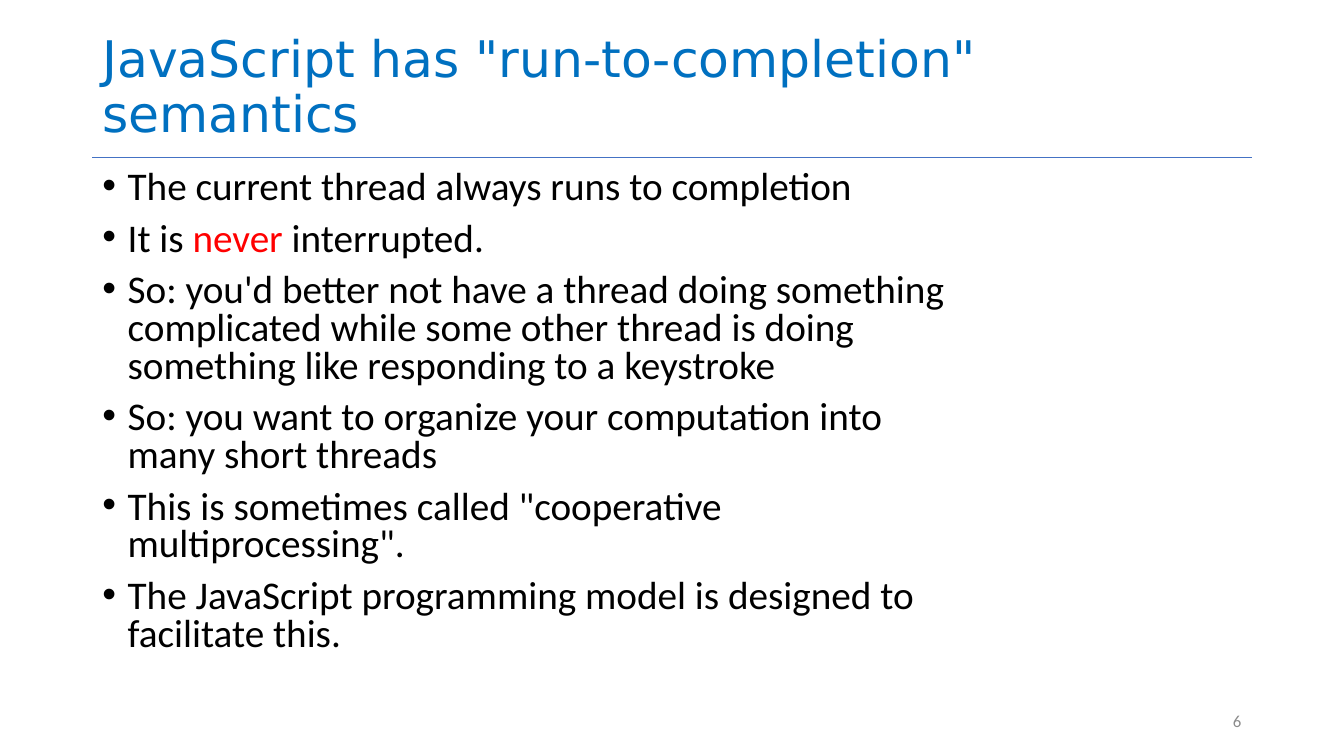
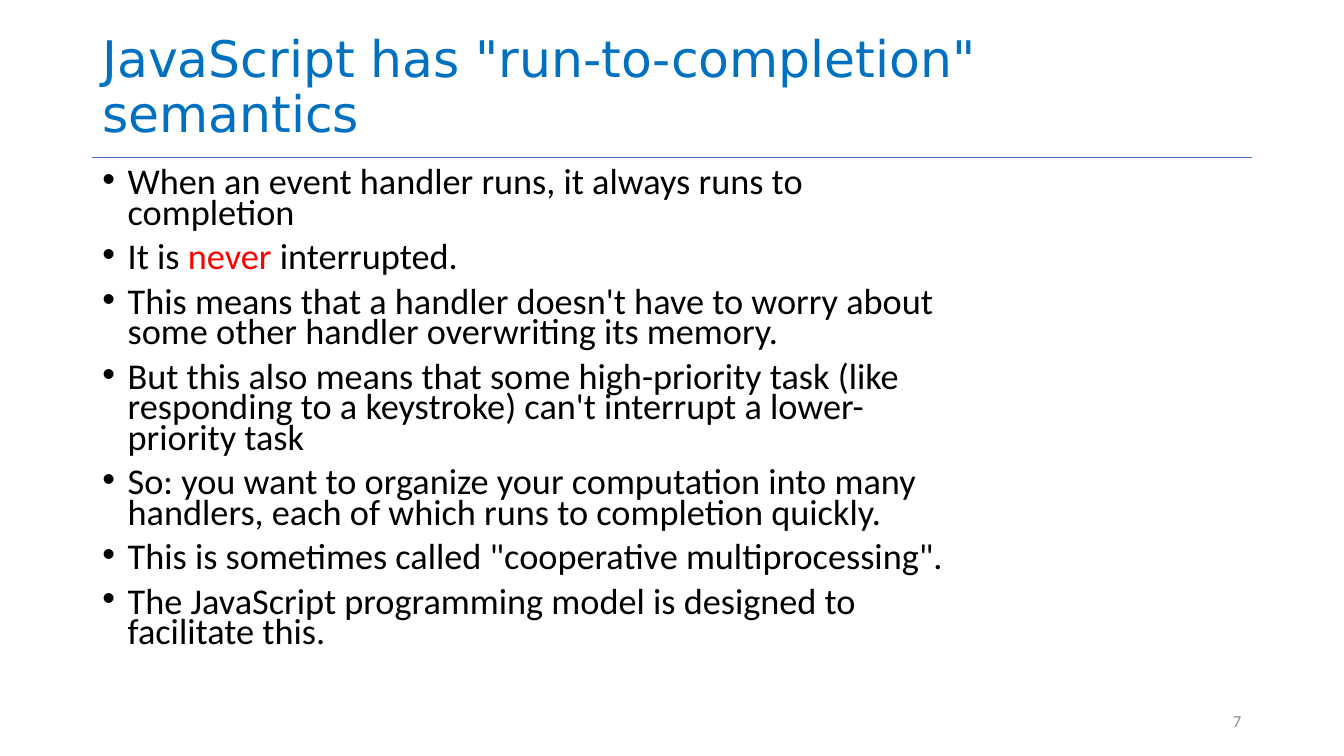
Before and after one commit to neu-se/CS4530-CS5500-Spring-2021, a slide deck: slide 7 of Slides/Lesson 4.1 The JavaScript Thread Model.pptx (slide 6 before the commit). Drawn at 1344x756 pixels with LibreOffice and Linux fonts; fonts in the diff are those of the drawing. Boxes give left, top, right and bottom in pixels: in the first picture for what was removed or moved away, otherwise in the second. Text is boxed around its words. In the diff, an @@ line names an element or a change of style, - is before the commit and + after.

```diff
--- a/Slides/Lesson 4.1 The JavaScript Thread Model.pptx
+++ b/Slides/Lesson 4.1 The JavaScript Thread Model.pptx
@@ text at [128,168,803,231]: text changed; size 28 to 25.9 pt @@
-• The current thread always runs to completion
+• When an event handler runs, it always runs to completion
@@ text at [128,243,943,645]: size 28 to 25.9 pt in "It is never interrupted.", "This is sometimes called "cooperative multiprocessing".", "The JavaScript programming model is designed to ..."; line spacing 0.8 to 0.7 @@
@@ text at [128,288,933,531]: text changed; size 28 to 25.9 pt @@
-• So: you'd better not have a thread doing something complicated while some other thread is doing something like responding to a keystroke
-• So: you want to organize your computation into many short threads
+• This means that a handler doesn't have to worry about some other handler overwriting its memory.
+• But this also means that some high-priority task (like responding to a keystroke) can't interrupt a lower-priority task
+• So: you want to organize your computation into many handlers, each of which runs to completion quickly.
@@ page number at [1233,716,1241,727]: text changed @@
-6
+7
```
Also in this commit, not shown: 10 other slides changed, 9 slides added, 10 slides removed.
